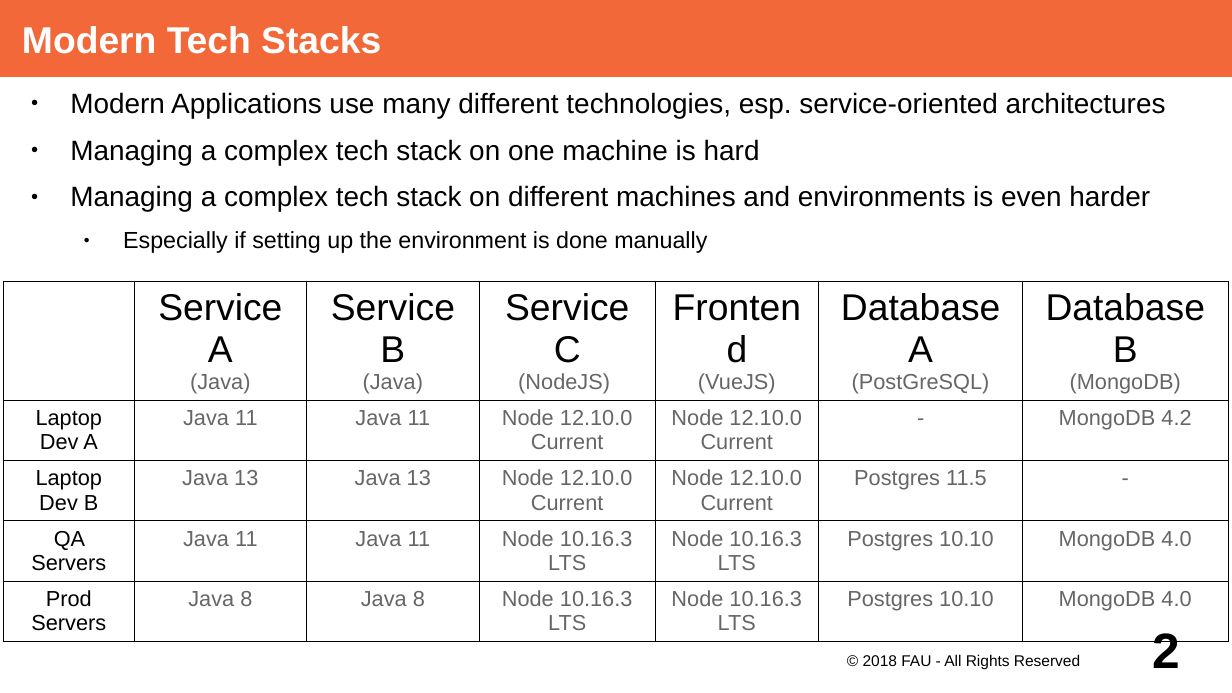
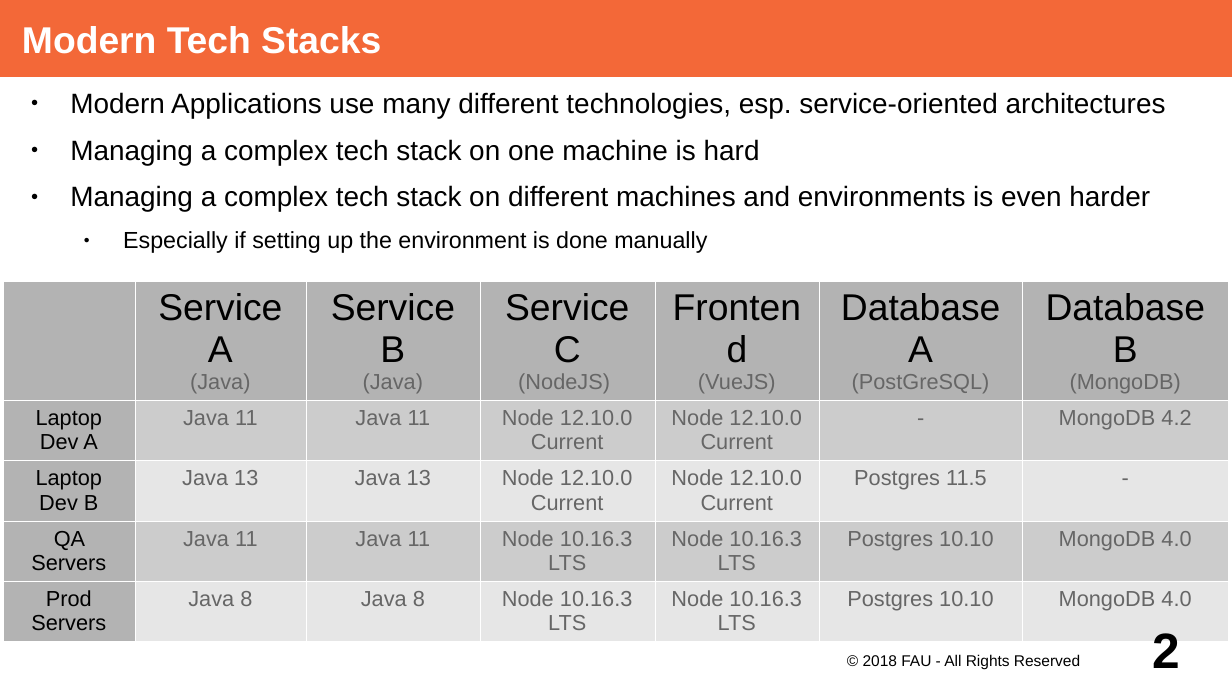
Before and after one commit to dirkriehle/adap-course, a slide deck: slide 2 of Lecture Slides/ADAP Z01 - Containerization.odp. Drawn at 1232x693 pixels with LibreOffice and Linux fonts; fonts in the diff are those of the drawing. Boxes give left, top, right and bottom in pixels: in the first picture for what was removed or moved away, otherwise in the second. Text is boxed around its words. In the diff, an @@ line names an element or a change of style, - is before the commit and + after.

```diff
--- a/Lecture Slides/ADAP Z01 - Containerization.odp
+++ b/Lecture Slides/ADAP Z01 - Containerization.odp
@@ table at (x1=3, y1=282, x2=1229, y2=634) @@
@@ fill none to #B3B3B3 in 10 cells @@
@@ fill none to #CCCCCC in 12 cells @@
@@ fill none to #E6E6E6 in 12 cells @@
@@ borders changed @@
```
Also in this commit, not shown: 8 other slides changed.
